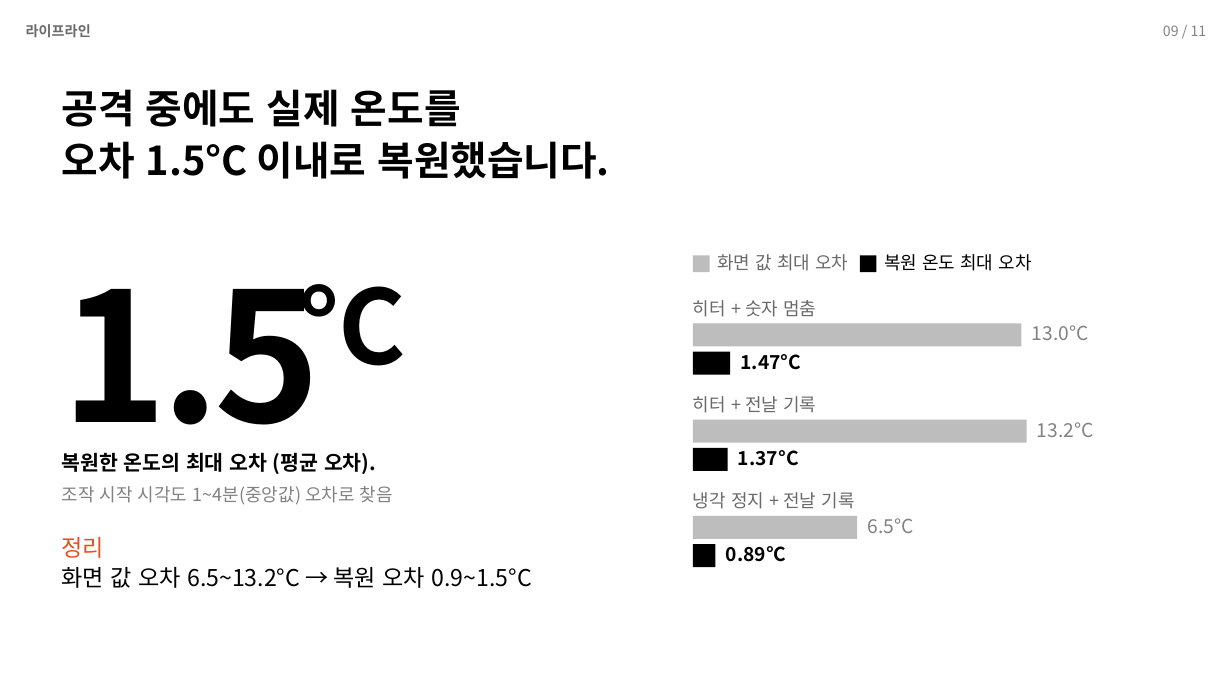
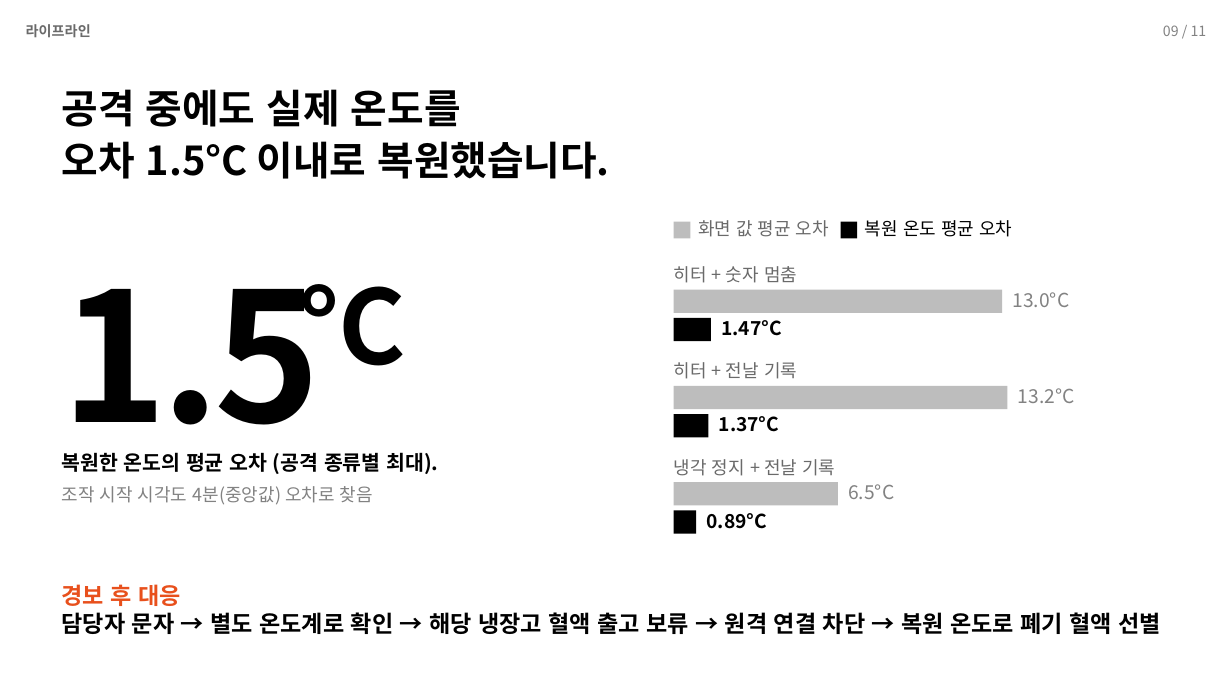
Before and after one commit to Jakpae/Blood-fridge-tamper-detection, a slide deck: slide 9 of docs/presentation/발표_라이프라인.pptx. Drawn at 1232x693 pixels with LibreOffice and Linux fonts; fonts in the diff are those of the drawing. Boxes give left, top, right and bottom in pixels: in the first picture for what was removed or moved away, otherwise in the second. Text is boxed around its words. In the diff, an @@ line names an element or a change of style, - is before the commit and + after.

```diff
--- a/docs/presentation/발표_라이프라인.pptx
+++ b/docs/presentation/발표_라이프라인.pptx
@@ text at box(698, 220, 829, 237): text changed @@
-화면 값 최대 오차
+화면 값 평균 오차
@@ text at box(865, 220, 1012, 237): text changed @@
-복원 온도 최대 오차
+복원 온도 평균 오차
@@ 9 texts, 8 rectangles: place and size @@
-9 texts, 8 rectangles at box(693, 255, 1094, 567)
+9 texts, 8 rectangles at box(674, 222, 1075, 533)
@@ text at box(62, 452, 438, 474): text changed @@
-복원한 온도의 최대 오차 (평균 오차).
+복원한 온도의 평균 오차 (공격 종류별 최대).
@@ text at box(62, 486, 373, 505): text changed @@
-조작 시작 시각도 1~4분(중앙값) 오차로 찾음
+조작 시작 시각도 4분(중앙값) 오차로 찾음
@@ text at box(62, 584, 181, 606): text changed; bold on @@
-정리
+경보 후 대응
@@ text at box(62, 612, 1162, 634): text changed; bold on @@
-화면 값 오차 6.5~13.2°C → 복원 오차 0.9~1.5°C
+담당자 문자 → 별도 온도계로 확인 → 해당 냉장고 혈액 출고 보류 → 원격 연결 차단 → 복원 온도로 폐기 혈액 선별
```
Also in this commit, not shown: 7 other slides changed, 3 other files.
